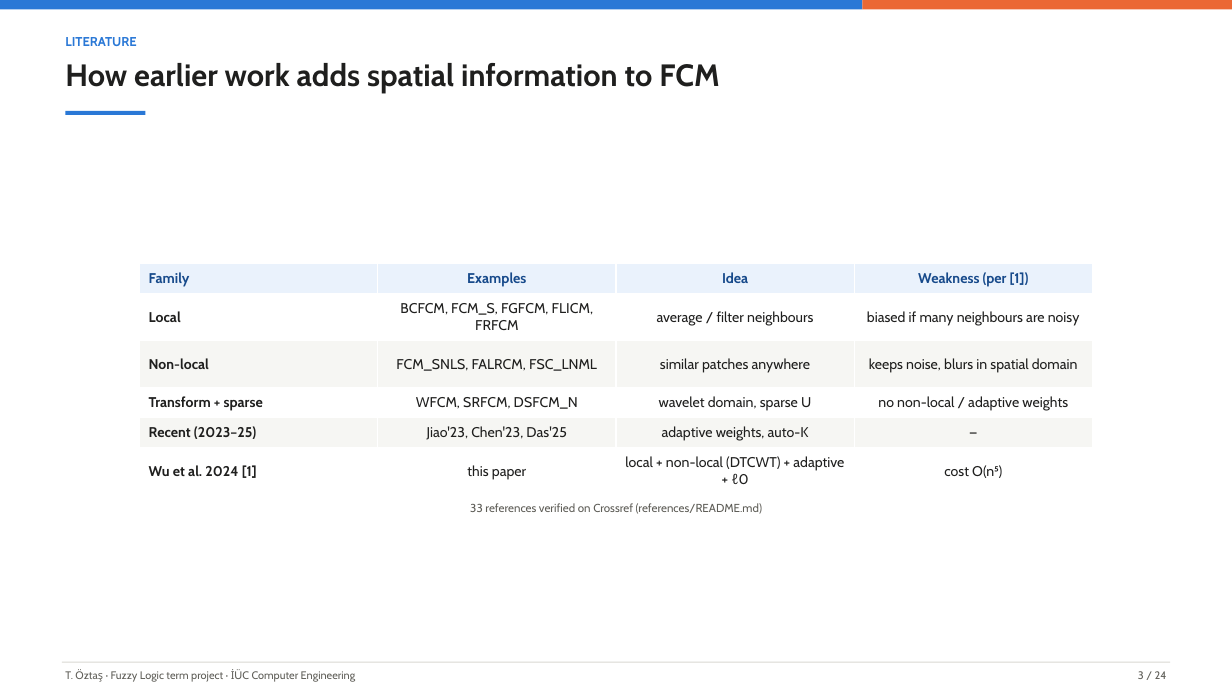
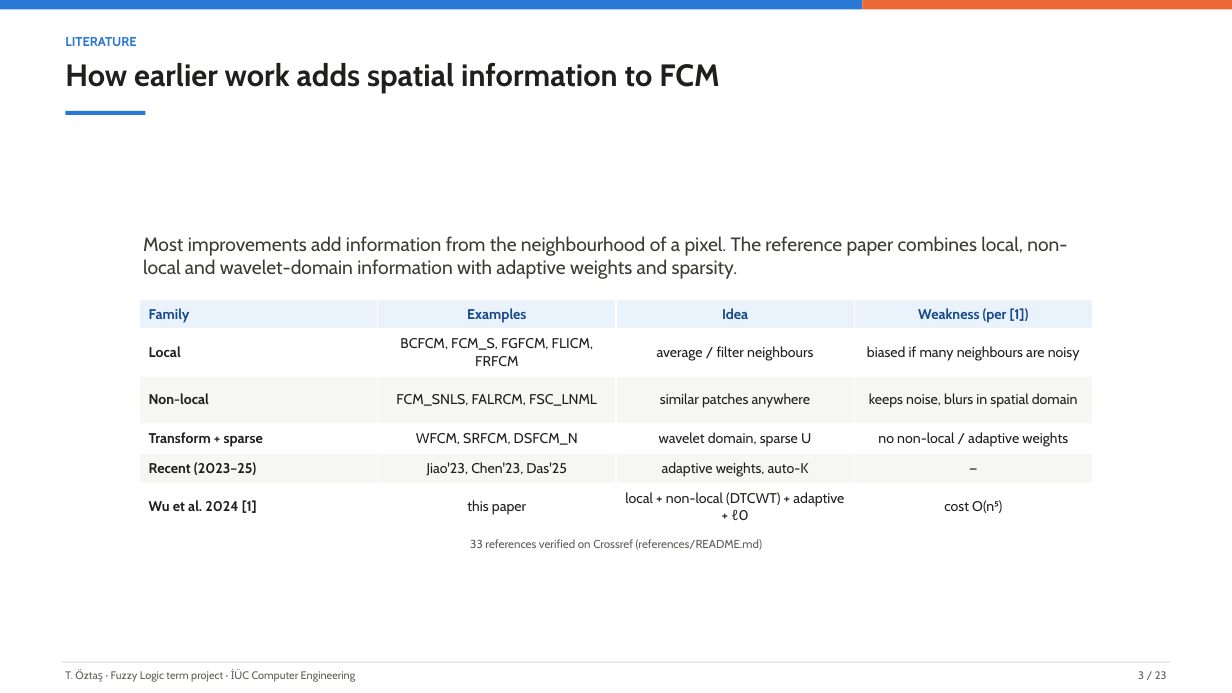
Before and after one commit to tarikoztas/fuzzy-logic-project, a slide deck: slide 3 of presentation/presentation.pptx. Drawn at 1232x693 pixels with LibreOffice and Linux fonts; fonts in the diff are those of the drawing. Boxes give left, top, right and bottom in pixels: in the first picture for what was removed or moved away, otherwise in the second. Text is boxed around its words. In the diff, an @@ line names an element or a change of style, - is before the commit and + after.

Commit message:
faz9: slides without the demo and the inconsistency slide; short lead text on every content slide (D-048)

```diff
--- a/presentation/presentation.pptx
+++ b/presentation/presentation.pptx
@@ text added at bbox=[143, 236, 1067, 279], 15 pt, text #3C3B36 @@
+Most improvements add information from the neighbourhood of a pixel. The reference paper combines local, non-local and wavelet-domain information with adaptive weights and sparsity.
@@ table: place and size @@
-table at bbox=[140, 263, 1093, 494]
+table at bbox=[140, 299, 1093, 531]
@@ text "33 references verified on Crossref ...": place and size @@
-text "33 references verified on Crossref ..." at bbox=[470, 503, 762, 514]
+text "33 references verified on Crossref ..." at bbox=[470, 539, 762, 550]
@@ text at bbox=[1138, 671, 1167, 679]: text changed @@
-3 / 24
+3 / 23
```
Also in this commit, not shown: 21 other slides changed, 1 slide removed, 12 other files.
